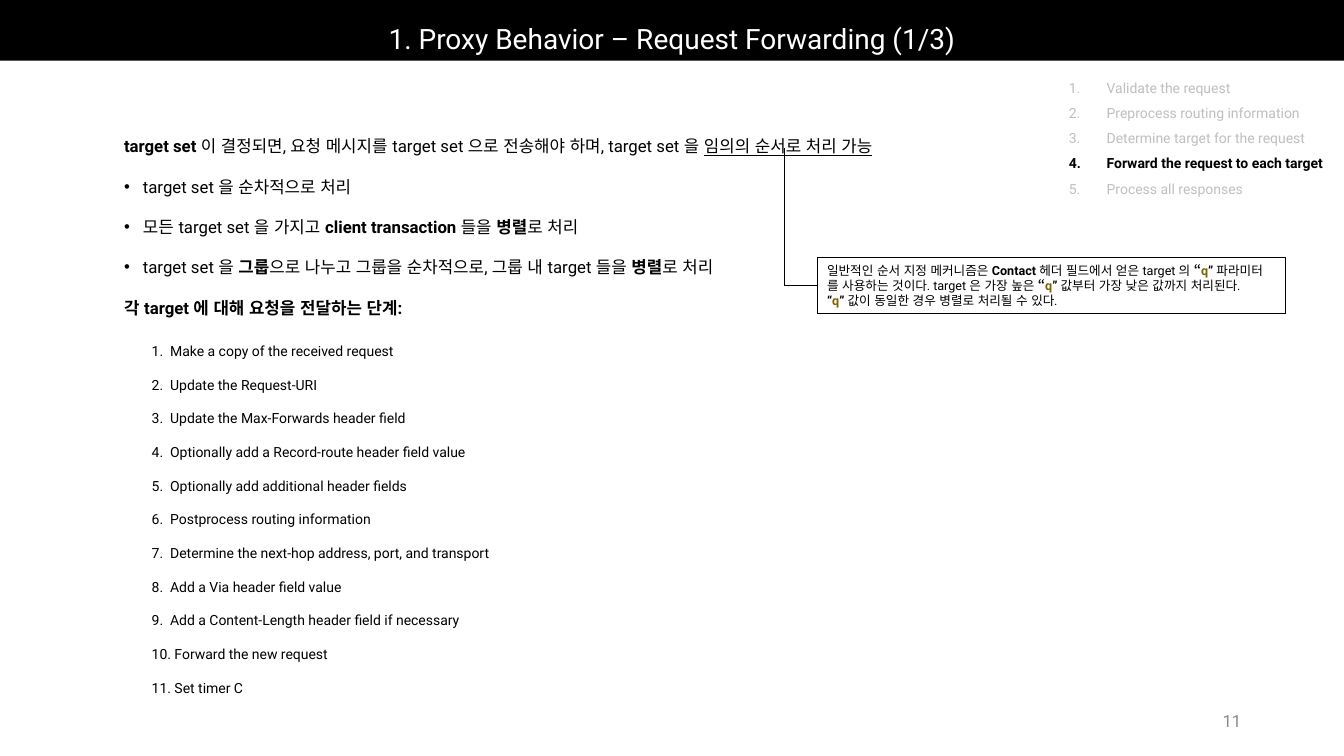
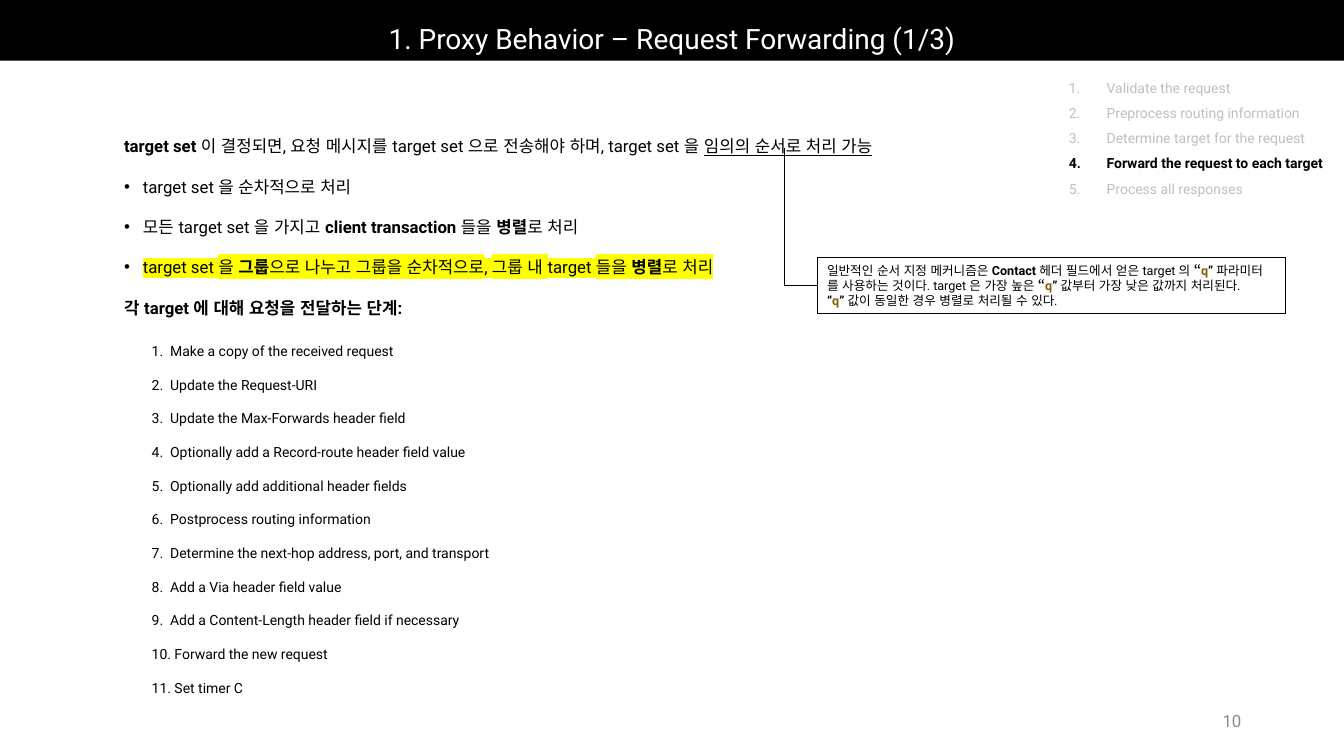
Before and after one commit to Epsilonely/SIP-Survey, a slide deck: slide 10 of 세미나 3차.pptx (slide 11 before the commit). Drawn at 1344x756 pixels with LibreOffice and Linux fonts; fonts in the diff are those of the drawing. Boxes give left, top, right and bottom in pixels: in the first picture for what was removed or moved away, otherwise in the second. Text is boxed around its words. In the diff, an @@ line names an element or a change of style, - is before the commit and + after.

```diff
--- a/세미나 3차.pptx
+++ b/세미나 3차.pptx
@@ text at (143, 256, 713, 277): highlight none to #FFFF00 in "target set 을 그룹으로 나누고 그룹을 순차적으로, ..." @@
@@ page number at (1223, 715, 1242, 727): text changed @@
-11
+10
```
Also in this commit, not shown: 6 other slides changed, 1 slide removed.
